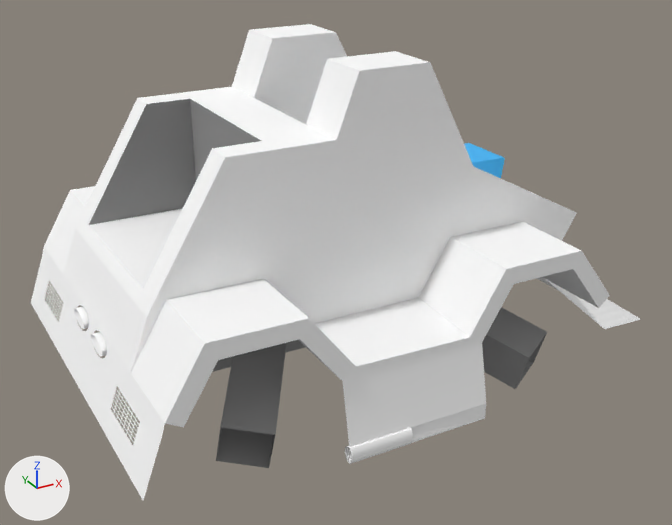
The Blender file blend/lem1w.blend: old version first, new version second.
One viewpoint serves both versions: a 50 mm camera at (-7.54, -13.87, 8.93) aimed at (-0.11, -0.37, 2.18). The axes (+X, +Y, +Z) are drawn at lower left. The lights are the same throughout.

The first picture shows 'ColobotMesh_1', 'Exhaust', 'Front bumper', 'Hood', 'Rear bumper', 'Sides'.
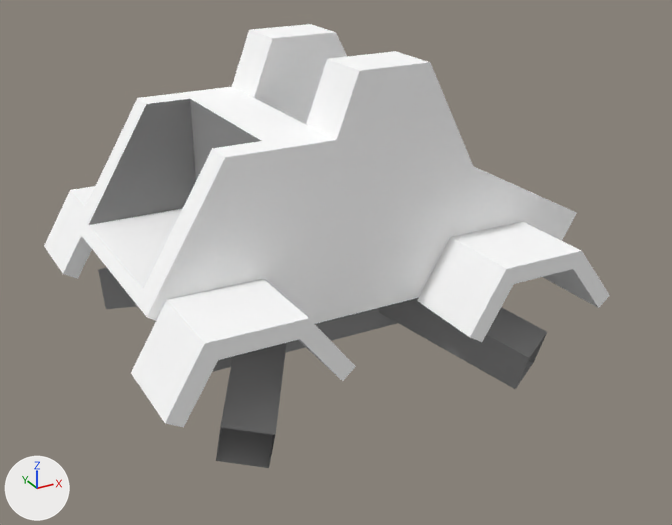
Boxes (x1, y1, x2, y2) around the edits, measured in the pictures (672 x 525 px):
'Sides', deleted
    before: (315, 298, 486, 464)
'Rear bumper', deleted
    before: (31, 228, 165, 500)
'Front bumper', deleted
    before: (537, 277, 641, 329)
'Hood', deleted (blue)
    before: (464, 143, 505, 178)
'Exhaust', deleted
    before: (74, 306, 107, 356)

The change in detail:
Object 'Hood' (ob_hood) is deleted.
Object 'Sides' (ob_sides) is deleted.
Object 'Rear bumper' (ob_rear_bumper) is deleted.
Object 'Exhaust' (ob_exhaust) is deleted.
Object 'Front bumper' (ob_front_bumper) is deleted.
